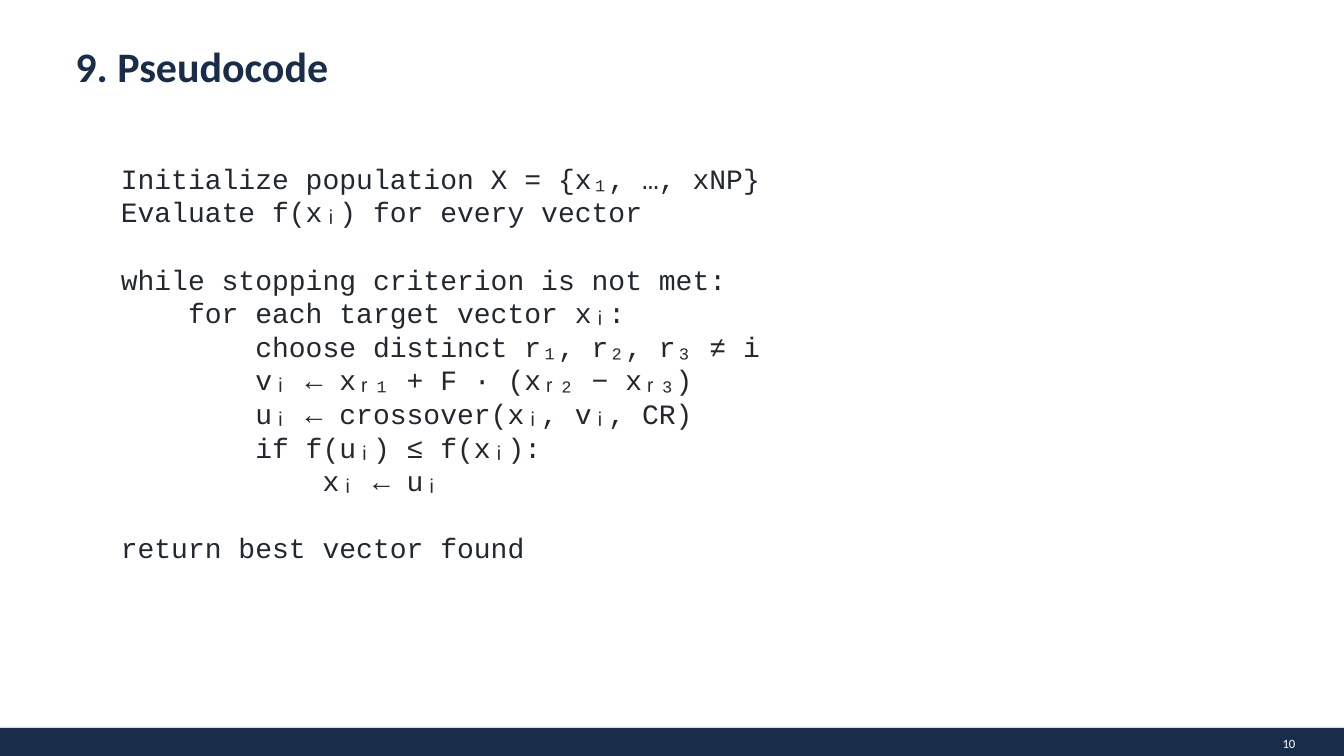
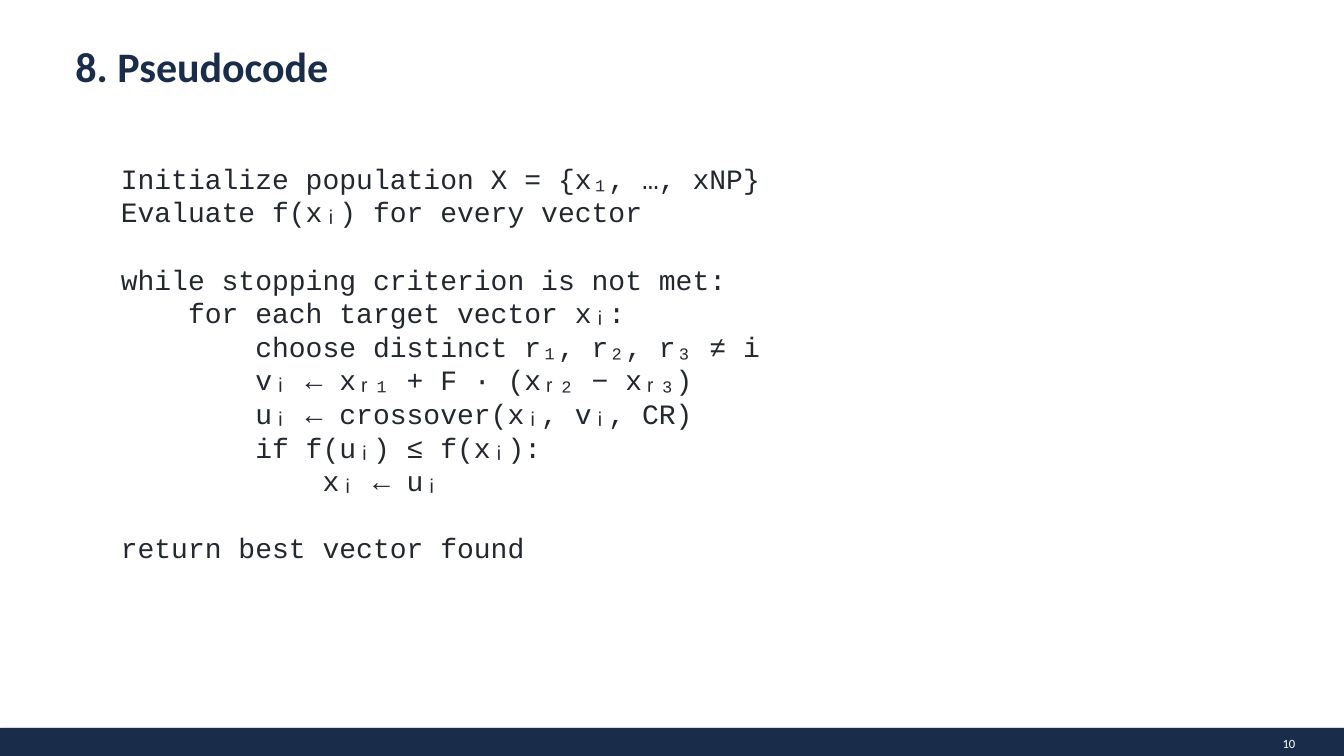
Before and after one commit to khaledmrasheed/khaledmrasheed.github.io, a slide deck: slide 9 of ECcourse/Differential_Evolution_Presentation.pptx (slide 10 before the commit). Drawn at 1344x756 pixels with LibreOffice and Linux fonts; fonts in the diff are those of the drawing. Boxes give left, top, right and bottom in pixels: in the first picture for what was removed or moved away, otherwise in the second. Text is boxed around its words. In the diff, an @@ line names an element or a change of style, - is before the commit and + after.

```diff
--- a/ECcourse/Differential_Evolution_Presentation.pptx
+++ b/ECcourse/Differential_Evolution_Presentation.pptx
@@ text at [75,52,328,83]: text changed @@
-9. Pseudocode
+8. Pseudocode
```
Also in this commit, not shown: 7 other slides changed, 1 slide removed.
